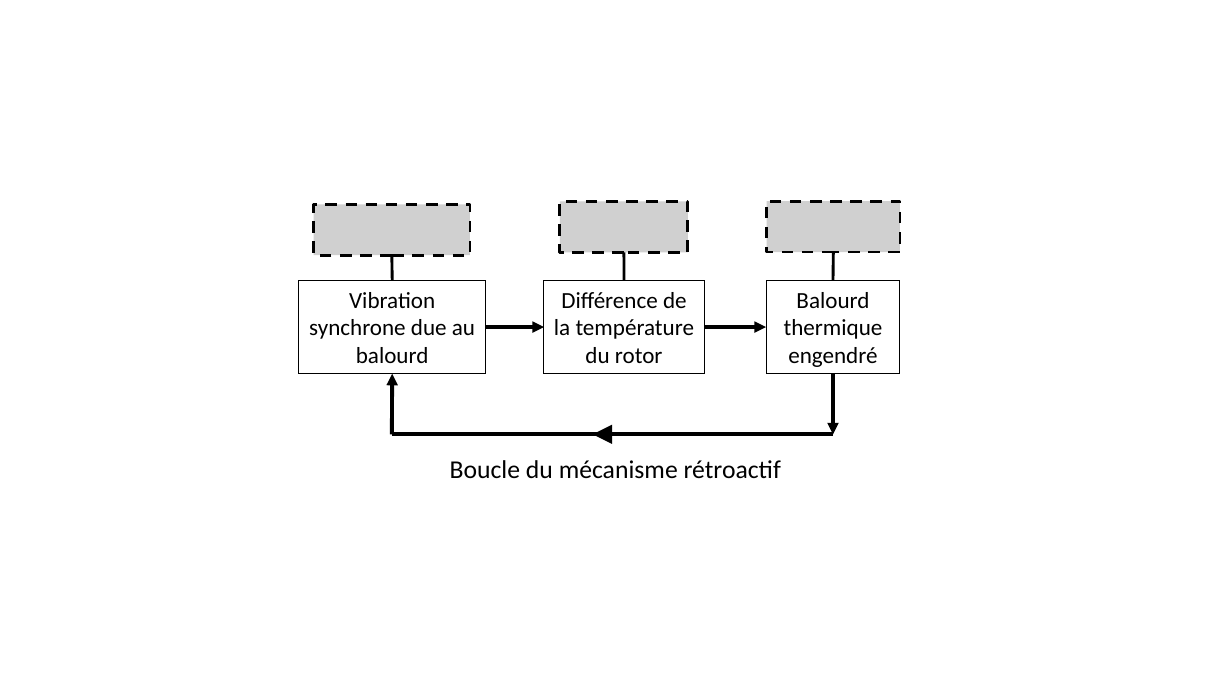
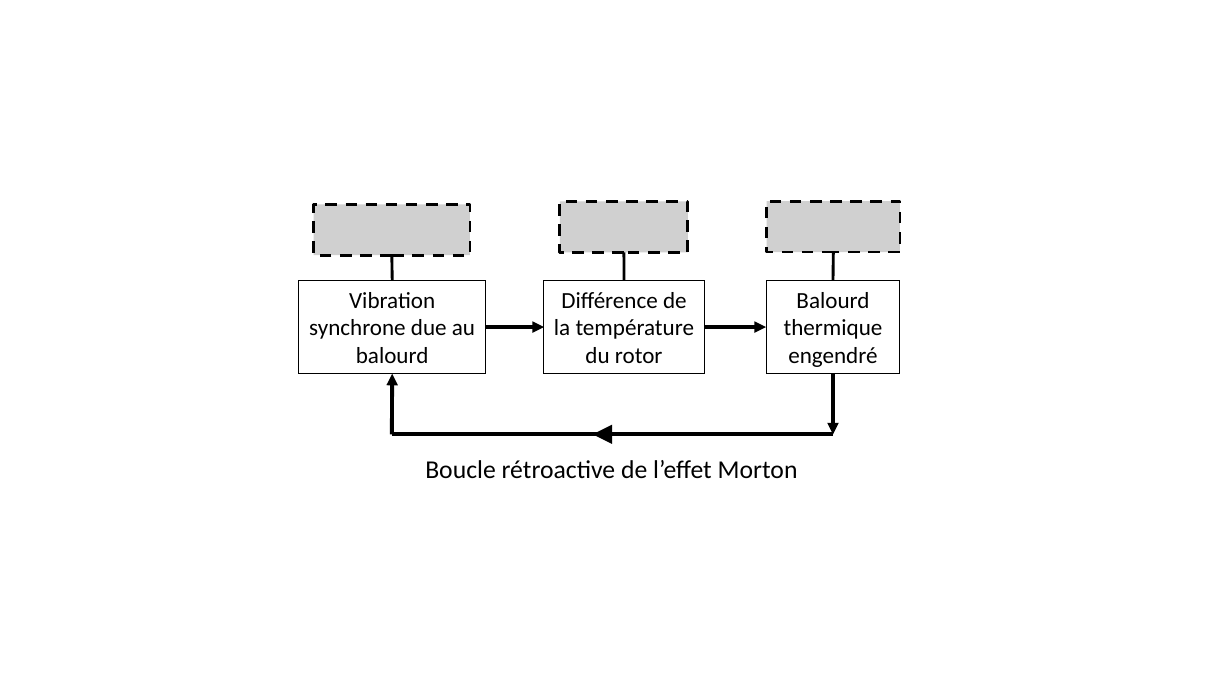
Before and after one commit to SilunZ/TheseME, a slide deck: slide 9 of CH.1 Introduction/Figures/Figures.pptx. Drawn at 1232x693 pixels with LibreOffice and Linux fonts; fonts in the diff are those of the drawing; grey boxes stand for pictures. Boxes give left, top, right and bottom in pixels: in the first picture for what was removed or moved away, otherwise in the second. Text is boxed around its words. In the diff, an @@ line names an element or a change of style, - is before the commit and + after.

```diff
--- a/CH.1 Introduction/Figures/Figures.pptx
+++ b/CH.1 Introduction/Figures/Figures.pptx
@@ text at [425,460,798,479]: text changed @@
-Boucle du mécanisme rétroactif
+Boucle rétroactive de l’effet Morton
```
Also in this commit, not shown: 1 other slide changed, 2 other files.
